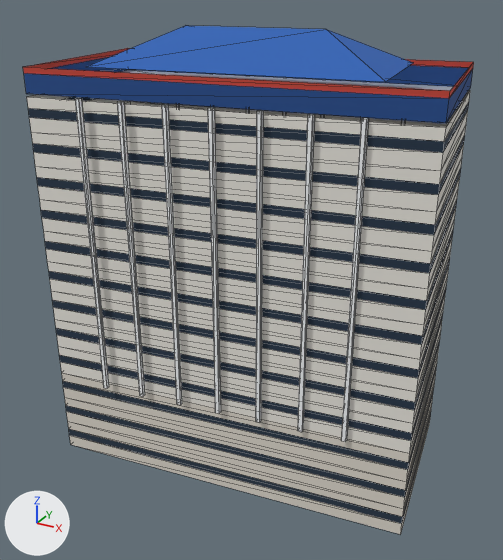
The glTF model public/models/landmark/swiss-belinn-ska-lod0.glb: old version first, new version second.
Both versions are drawn from a 50 mm camera at (35.6, -65.3, 54.3) aimed at (0.4, -1.4, 22.3). The axes (+X, +Y, +Z) are drawn at lower left. The lights are the same throughout. The older version comes first. Mesh edges are drawn as thin lines. Vertices at exactly the same position are counted once.

The scene before the commit, as lines of its bpy script (objects in view):
```python
me_swiss_belinn_ska_lod0 = bpy.data.meshes.new('swiss-belinn-ska_LOD0')
me_swiss_belinn_ska_lod0.from_pydata(...)  # 278 vertices, 424 faces; spans x -22.0..22.0, y -13.2..13.0, z 0.0..49.4
me_swiss_belinn_ska_lod0.materials.append(mat_landmark_warna)
ob_swiss_belinn_ska_lod0 = bpy.data.objects.new('swiss-belinn-ska_LOD0', me_swiss_belinn_ska_lod0)
ob_swiss_belinn_ska_lod0.location = (0.0, 0.0, 0.0)
```
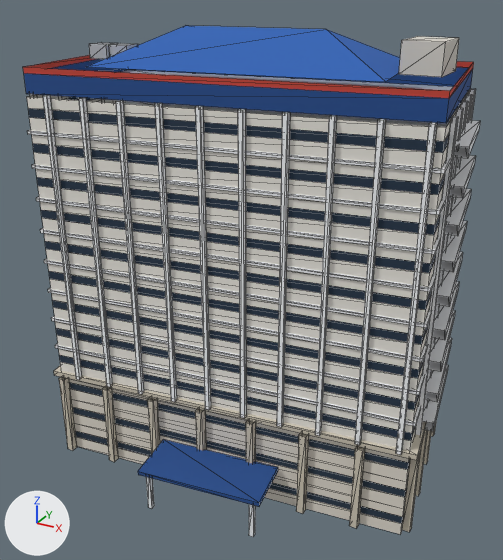
Commit message: feat(landmark): relief fasad Mal SKA + Swiss-Belinn dibentuk ulang mengikuti gambar Flow

Location of each change, (x1, y1, x2, y2) in pixels of the pictures (503 x 560 px; the box of a moved part takes in the faces that stretch with it):
'swiss-belinn-ska_LOD0', reshaped: before (23, 26, 474, 534); after (23, 26, 480, 537)
part 1 of me_swiss_belinn_ska_lod0, moved or reshaped (not visible afterwards): before (117, 101, 145, 397)
part 2 of me_swiss_belinn_ska_lod0, moved or reshaped (not visible afterwards): before (162, 104, 182, 405)
part 3 of me_swiss_belinn_ska_lod0, moved or reshaped (not visible afterwards): before (208, 107, 221, 414)
part 4 of me_swiss_belinn_ska_lod0, moved or reshaped: before (256, 111, 263, 423); after (43, 95, 82, 380)
part 5 of me_swiss_belinn_ska_lod0, moved or reshaped: before (298, 114, 315, 432); after (116, 100, 144, 394)
part 6 of me_swiss_belinn_ska_lod0, moved or reshaped: before (341, 118, 368, 442); after (155, 103, 177, 402)
part 7 of me_swiss_belinn_ska_lod0, moved or reshaped (not visible before): after (195, 106, 211, 410)
part 8 of me_swiss_belinn_ska_lod0, moved or reshaped (not visible before): after (238, 109, 247, 418)
part 9 of me_swiss_belinn_ska_lod0, moved or reshaped (not visible before): after (277, 112, 290, 427)
part 10 of me_swiss_belinn_ska_lod0, moved or reshaped (not visible before): after (315, 115, 337, 436)
part 11 of me_swiss_belinn_ska_lod0, added: after (355, 119, 386, 445)
part 12 of me_swiss_belinn_ska_lod0, added: after (396, 123, 437, 455)
part 13 of me_swiss_belinn_ska_lod0, added: after (415, 116, 458, 435)
part 14 of me_swiss_belinn_ska_lod0, added: after (424, 108, 463, 406)
part 15 of me_swiss_belinn_ska_lod0, added: after (448, 101, 468, 236)
part 16 of me_swiss_belinn_ska_lod0, added: after (465, 94, 472, 123)
part 17 of me_swiss_belinn_ska_lod0, added: after (469, 89, 476, 120)
part 18 of me_swiss_belinn_ska_lod0, built on: before (75, 98, 405, 389); after (28, 36, 480, 537)

Patch to the scene script:
```diff
--- a/public/models/landmark/swiss-belinn-ska-lod0.glb.py
+++ b/public/models/landmark/swiss-belinn-ska-lod0.glb.py
@@ me_swiss_belinn_ska_lod0 @@
-me_swiss_belinn_ska_lod0.from_pydata(...)  # 278 vertices, 424 faces; spans x -22.0..22.0, y -13.2..13.0, z 0.0..49.4
+me_swiss_belinn_ska_lod0.from_pydata(...)  # 862 vertices, 1032 faces; spans x -23.0..23.1, y -17.9..17.2, z 0.0..49.4
+# me_swiss_belinn_ska_lod0 part 1: the loose piece of 8 vertices spanning x -8.0..-7.5, y -12.5..-12.1, z 10.5..43.2 is moved by (-13.1, 9.0, 0.0)
+# me_swiss_belinn_ska_lod0 part 2: the loose piece of 8 vertices spanning x -3.3..-2.9, y -11.9..-11.4, z 10.5..43.2 is moved by (-17.2, 4.2, 0.0)
+# me_swiss_belinn_ska_lod0 part 3: the loose piece of 8 vertices spanning x 1.3..1.8, y -11.2..-10.8, z 10.5..43.2 is moved by (-21.2, -0.6, 0.0)
+# me_swiss_belinn_ska_lod0 part 4: the loose piece of 8 vertices spanning x 6.0..6.4, y -10.6..-10.1, z 10.5..43.2 is moved by (-22.7, -2.6, 0.0)
+# me_swiss_belinn_ska_lod0 part 5: the loose piece of 8 vertices spanning x 10.6..11.0, y -9.9..-9.4, z 10.5..43.2 is moved by (-19.0, -2.3, 0.0)
+# me_swiss_belinn_ska_lod0 part 6: the loose piece of 8 vertices spanning x 15.2..15.7, y -9.2..-8.8, z 10.5..43.2 is moved by (-19.4, -2.4, 0.0)
+# me_swiss_belinn_ska_lod0 part 7: the loose piece of 8 vertices spanning x -1.7..-1.2, y 10.1..10.5, z 10.5..43.2 is moved by (1.6, -21.2, 0.0)
+# me_swiss_belinn_ska_lod0 part 8: the loose piece of 8 vertices spanning x 3.0..3.4, y 10.7..11.2, z 10.5..43.2 is moved by (1.2, -21.3, 0.0)
+# me_swiss_belinn_ska_lod0 part 9: the loose piece of 8 vertices spanning x 7.6..8.1, y 11.4..11.8, z 10.5..43.2 is moved by (0.7, -21.5, 0.0)
+# me_swiss_belinn_ska_lod0 part 10: the loose piece of 8 vertices spanning x -6.3..-5.9, y 9.4..9.9, z 10.5..43.2 is moved by (18.8, -19.0, 0.0)
+# me_swiss_belinn_ska_lod0 part 11: the loose piece of 8 vertices spanning x 15.2..15.7, y -9.2..-8.8, z 10.5..43.2 is copied, and the copy is moved by (1.4, 0.2, 0.0); it spans x 16.6..17.1, y -9.1..-8.6, z 10.5..43.2
+# me_swiss_belinn_ska_lod0 part 12: the loose piece of 8 vertices spanning x 15.2..15.7, y -9.2..-8.8, z 10.5..43.2 is copied, and the copy is moved by (5.6, 0.7, 0.0); it spans x 20.8..21.3, y -8.6..-8.1, z 10.5..43.2
+# me_swiss_belinn_ska_lod0 part 13: the loose piece of 8 vertices spanning x 15.2..15.7, y -9.2..-8.8, z 10.5..43.2 is copied, and the copy is moved by (6.4, 4.3, 0.0); it spans x 21.6..22.1, y -4.9..-4.4, z 10.5..43.2
+# me_swiss_belinn_ska_lod0 part 14: the loose piece of 8 vertices spanning x 15.2..15.7, y -9.2..-8.8, z 10.5..43.2 is copied, and the copy is moved by (5.9, 8.5, 0.0); it spans x 21.1..21.6, y -0.8..-0.3, z 10.5..43.2
+# me_swiss_belinn_ska_lod0 part 15: the loose piece of 8 vertices spanning x 12.2..12.7, y 12.0..12.5, z 10.5..43.2 is copied, and the copy is moved by (8.3, -8.6, 0.0); it spans x 20.5..21.0, y 3.4..3.9, z 10.5..43.2
+# me_swiss_belinn_ska_lod0 part 16: the loose piece of 8 vertices spanning x 12.2..12.7, y 12.0..12.5, z 10.5..43.2 is copied, and the copy is moved by (7.7, -4.5, 0.0); it spans x 20.0..20.5, y 7.5..8.0, z 10.5..43.2
+# me_swiss_belinn_ska_lod0 part 17: the loose piece of 8 vertices spanning x 12.2..12.7, y 12.0..12.5, z 10.5..43.2 is copied, and the copy is moved by (7.2, -0.3, 0.0); it spans x 19.4..19.9, y 11.7..12.2, z 10.5..43.2
+# me_swiss_belinn_ska_lod0 part 18: 10 vertices moved from x -12.6..12.2, y -13.2..12.5, z 10.5..43.2 to x -12.6..12.2, y -12.7..12.5, z 10.5..43.2; 4 vertices removed from x 12.7, y 12.0..12.5, z 10.5..43.2; 444 vertices added at x -23.0..23.1, y -17.9..17.2, z 0.0..48.8
+# other edits to the shape of me_swiss_belinn_ska_lod0 do not show in these pictures
 me_swiss_belinn_ska_lod0.materials.append(mat_landmark_warna)
```
